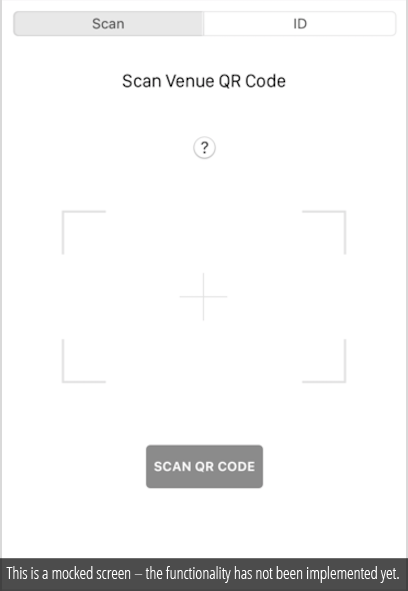
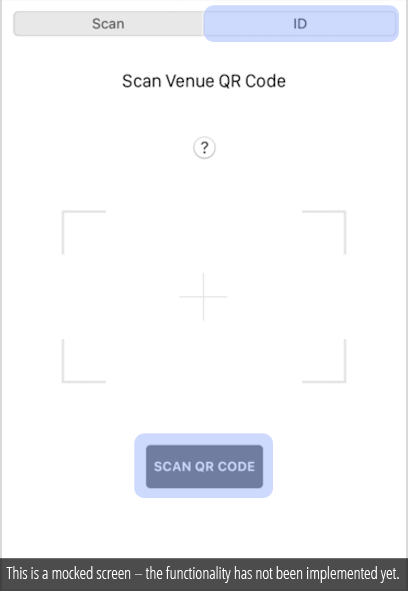
The second 408px x 591px image is a revision of the first. Changes to its layers:
added layer "Shape 3" (20%) above "Shape 2" over box(203, 5, 399, 42)
added layer "Shape 2" (20%) above "This is a mocked screen – the functionality has not been implem" over box(134, 433, 273, 498)
